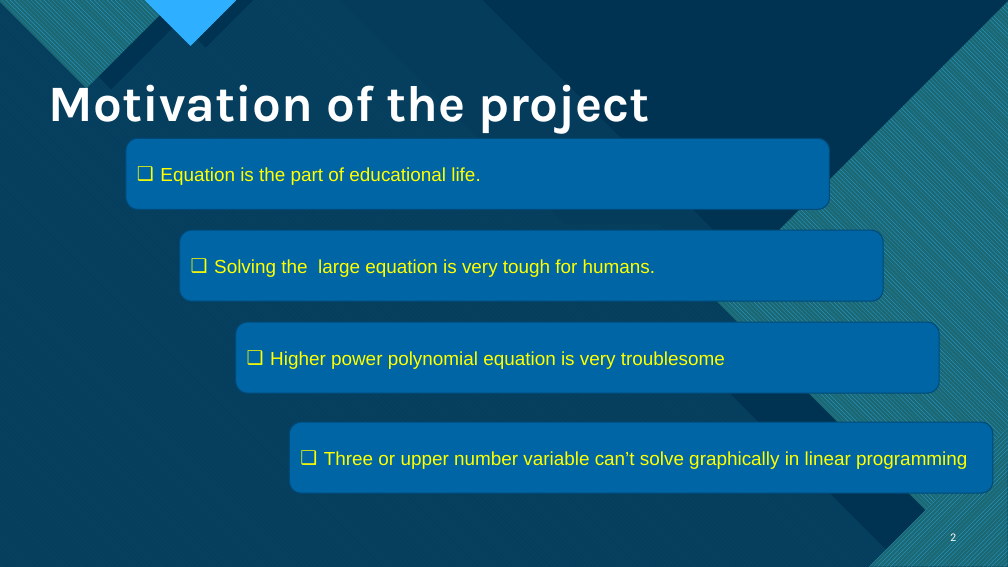
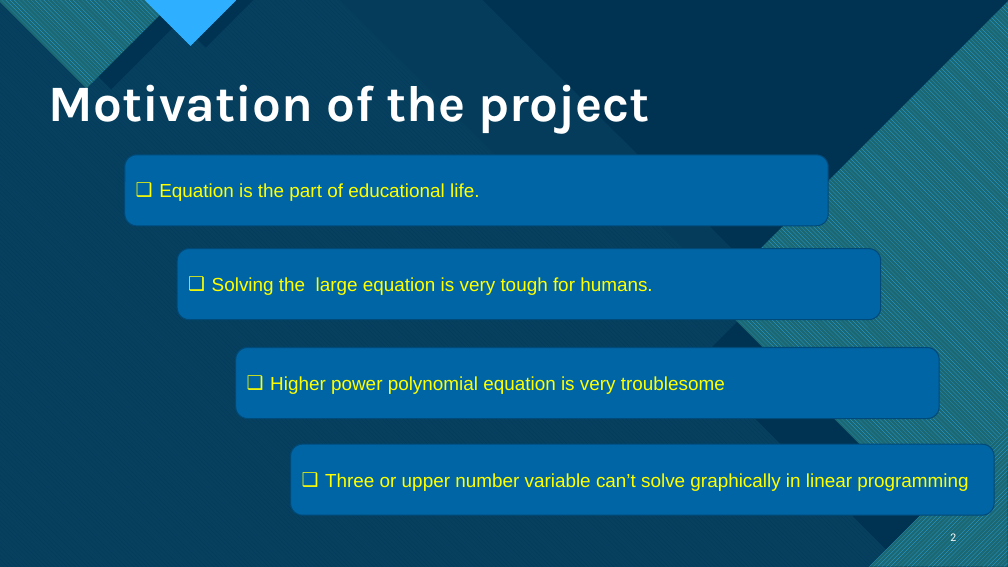
Before and after one commit to mdSakibAlHasan/SPL-1, a slide deck: slide 2 of Slide.pptx. Drawn at 1008x567 pixels with LibreOffice and Linux fonts; fonts in the diff are those of the drawing. Boxes give left, top, right and bottom in pixels: in the first picture for what was removed or moved away, otherwise in the second. Text is boxed around its words. In the diff, an @@ line names an element or a change of style, - is before the commit and + after.

```diff
--- a/Slide.pptx
+++ b/Slide.pptx
@@ rounded rectangle "Equation is the part of ...": place and size @@
-rounded rectangle "Equation is the part of ..." at [126, 138, 830, 209]
+rounded rectangle "Equation is the part of ..." at [125, 155, 829, 226]
@@ rounded rectangle "Solving the large equation is ...": place and size @@
-rounded rectangle "Solving the large equation is ..." at [180, 231, 884, 302]
+rounded rectangle "Solving the large equation is ..." at [177, 249, 881, 320]
@@ rounded rectangle "Higher power polynomial equation is ...": place and size @@
-rounded rectangle "Higher power polynomial equation is ..." at [236, 322, 940, 393]
+rounded rectangle "Higher power polynomial equation is ..." at [236, 348, 940, 419]
@@ rounded rectangle "Three or upper number variable ...": place and size @@
-rounded rectangle "Three or upper number variable ..." at [290, 422, 994, 493]
+rounded rectangle "Three or upper number variable ..." at [290, 445, 994, 516]
```
Also in this commit, not shown: 4 other slides changed, 4 other files.
